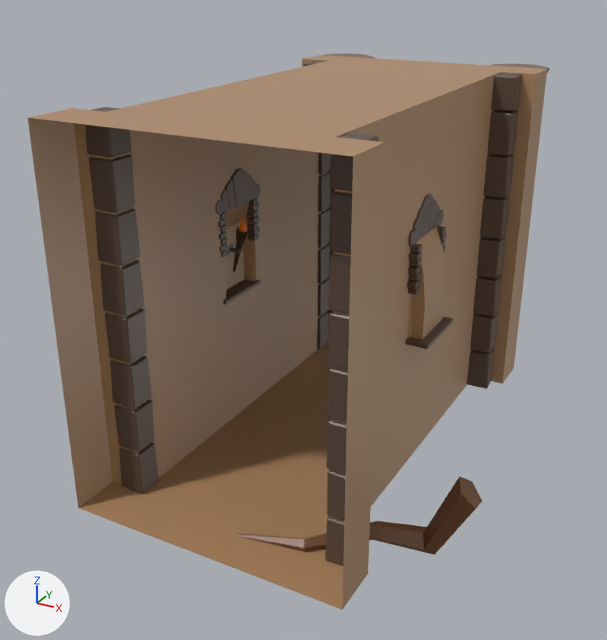
Before and after pictures for a commit that changed the FBX model Assets/Models/tunnel/tunnel_B 1.fbx.
One viewpoint serves both versions: a 50 mm camera at (2.95, 4.09, 3.97) aimed at (-0.11, 9.67, 1.18). The axes (+X, +Y, +Z) are drawn at lower left. The lights are the same throughout. Where no turn or scale is listed for an object, it has been applied to the vertices.

Objects in the first picture: 'Tunnel_B'.
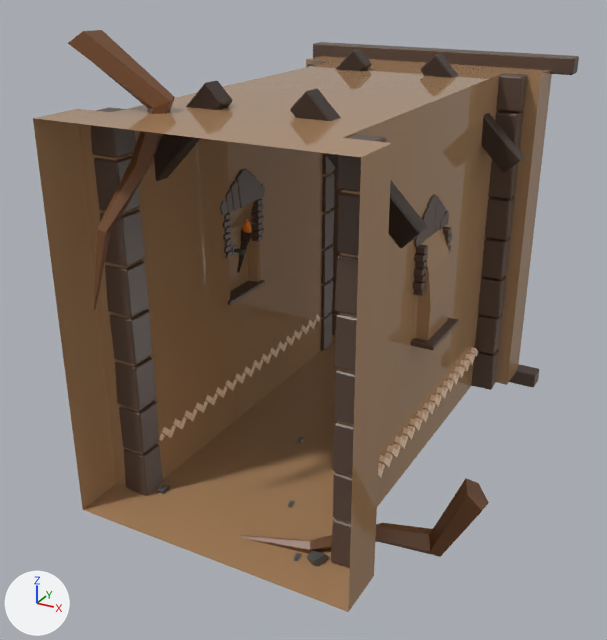
The change, as a diff of the scene's bpy script:
```diff
--- a/Assets/Models/tunnel/tunnel_B 1.fbx.py
+++ b/Assets/Models/tunnel/tunnel_B 1.fbx.py
@@ mat_wand @@
 mat_wand.base_color = (0.444, 0.258, 0.13)  # brown #b28b65
-mat_wand.roughness = 0.4
+mat_wand.roughness = 0.0
@@ me_cylinder_001 @@
-me_cylinder_001.from_pydata(...)  # 3373 vertices, 3452 faces; spans x -1.2..1.71, y -2.13..2.14, z -1.56..1.5
+me_cylinder_001.from_pydata(...)  # 5378 vertices, 5682 faces; spans x -1.31..1.71, y -2.14..2.14, z -1.64..1.99
+# me_cylinder_001 part 1: 1860 vertices added at x -1.31..1.28, y -1.86..1.97, z -1.64..-1.03
+# me_cylinder_001 part 2: 1 vertex moved within x -0.86, y -0.14, z 0.27; 1 vertex removed from x -0.86, y -0.15, z 0.27; 74 vertices added at x -1.25..1.12, y -2.14..-0.14, z 0.25..1.99
+# me_cylinder_001 part 3: 72 vertices added at x -1.31..1.28, y 0.93..1.98, z 0.75..1.66
 me_cylinder_001.materials.append(mat_wurzel)
@@ me_cylinder_001 @@
 me_cylinder_001.materials.append(mat_flamme)
+me_cylinder_001.materials.append(mat_wurzel_001)  # brown #774b29
+me_cylinder_001.materials.append(mat_itarsien_016)  # beige #ffdbb9
+me_cylinder_001.materials.append(mat_itarsien_015)  # beige #ffdbb9
+me_cylinder_001.materials.append(mat_itarsien_014)  # beige #ffdbb9
+me_cylinder_001.materials.append(mat_itarsien_013)  # beige #ffdbb9
+me_cylinder_001.materials.append(mat_itarsien_012)  # beige #ffdbb9
+me_cylinder_001.materials.append(mat_itarsien_011)  # beige #ffdbb9
+me_cylinder_001.materials.append(mat_itarsien_010)  # beige #ffdbb9
+me_cylinder_001.materials.append(mat_itarsien_009)  # beige #ffdbb9
+me_cylinder_001.materials.append(mat_stein_004)  # dark grey #575757
+me_cylinder_001.materials.append(mat_stein_003)  # dark grey #575757
+me_cylinder_001.materials.append(mat_stein_005)  # dark grey #575757
+me_cylinder_001.materials.append(mat_stein_029)  # dark grey #575757
+me_cylinder_001.materials.append(mat_stein_030)  # dark grey #575757
+me_cylinder_001.materials.append(mat_stein_009)  # dark grey #575757
+me_cylinder_001.materials.append(mat_stein_026)  # dark grey #575757
+me_cylinder_001.materials.append(mat_stein_008)  # dark grey #575757
+me_cylinder_001.materials.append(mat_stein_037)  # dark grey #575757
@@ ob_tunnel_b @@
 ob_tunnel_b = bpy.data.objects.new('Tunnel_B', me_cylinder_001)
-ob_tunnel_b.location = (0.012, 10.121, 1.503)
+ob_tunnel_b.location = (0.057, 10.121, 1.503)
```

Boxes [x1, y1, x2, y2] around the edits, measured in the pictures (607 x 640 px):
'Tunnel_B', surface changed, reshaped, moved: before [28, 53, 550, 610]; after [33, 30, 579, 612]
part 1 of me_cylinder_001, added (beige): after [158, 314, 539, 566]
part 2 of me_cylinder_001, built on (brown): after [68, 30, 427, 310]
part 3 of me_cylinder_001, added (brown): after [313, 42, 579, 173]
